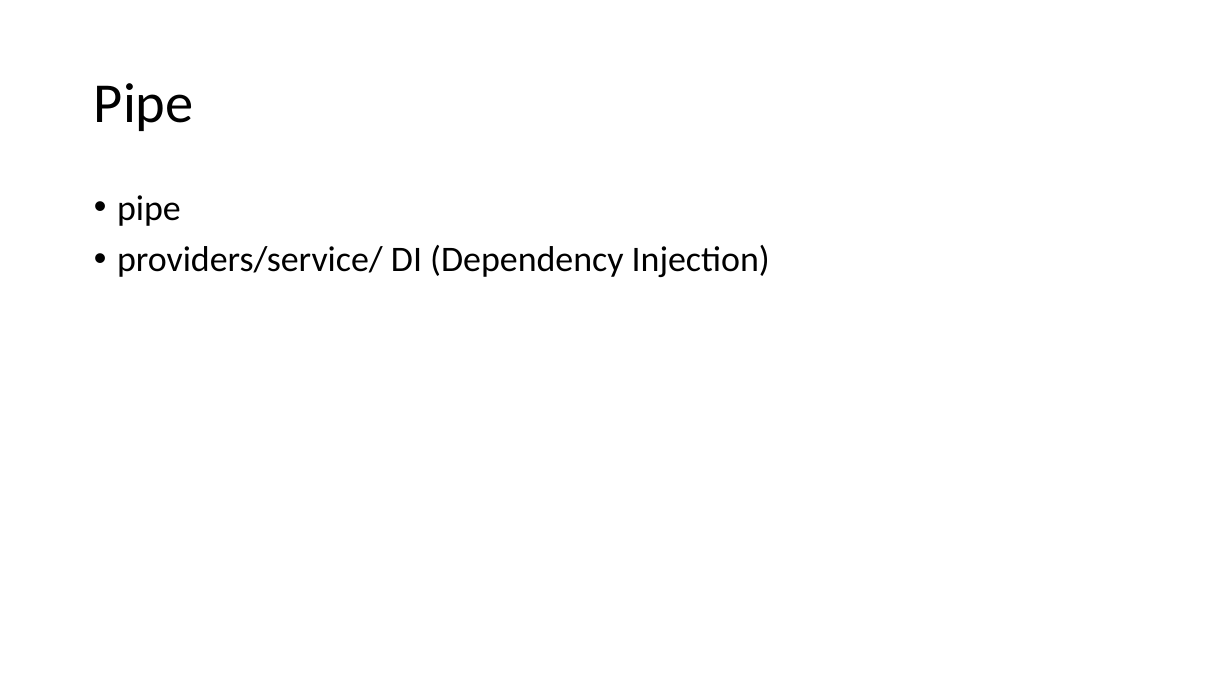
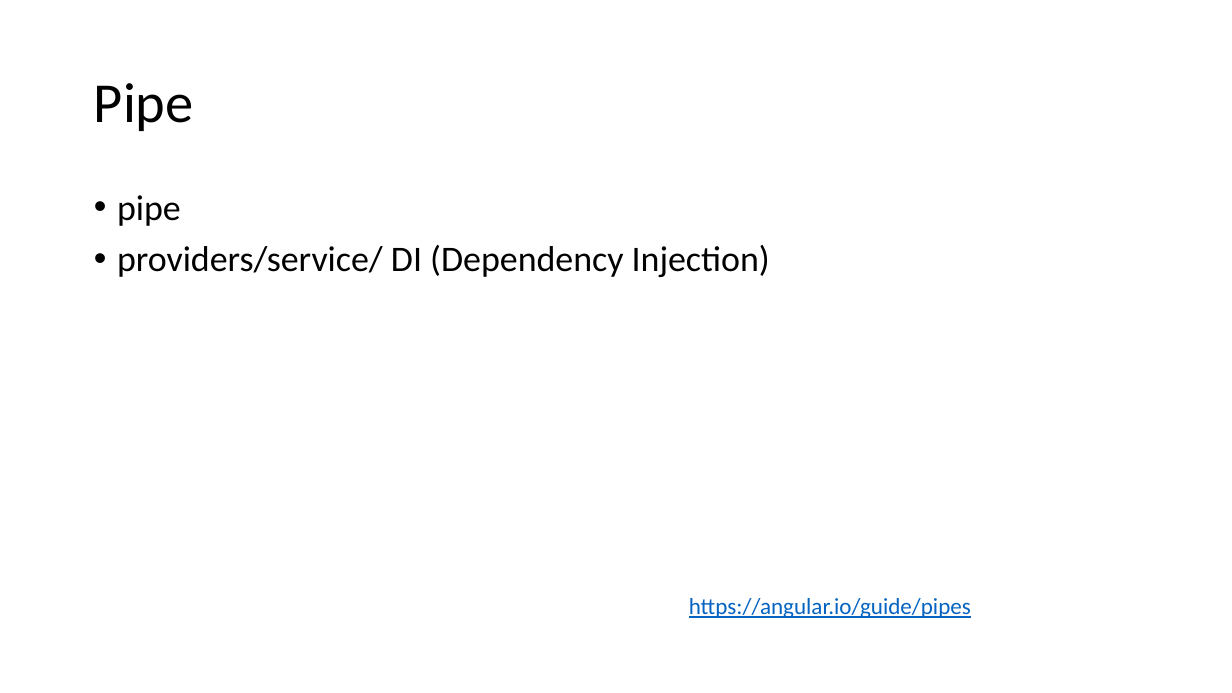
Before and after one commit to RichardHwang886/lession4, a slide deck: slide 31 of angular開發教學.pptx (slide 29 before the commit). Drawn at 1232x693 pixels with LibreOffice and Linux fonts; fonts in the diff are those of the drawing. Boxes give left, top, right and bottom in pixels: in the first picture for what was removed or moved away, otherwise in the second. Text is boxed around its words. In the diff, an @@ line names an element or a change of style, - is before the commit and + after.

```diff
--- a/angular開發教學.pptx
+++ b/angular開發教學.pptx
@@ text added at (x1=689, y1=598, x2=971, y2=618), 18 pt, text #0563C1, underline @@
+https://angular.io/guide/pipes
```
Also in this commit, not shown: 6 other slides changed, 2 slides added, 42 other files.
